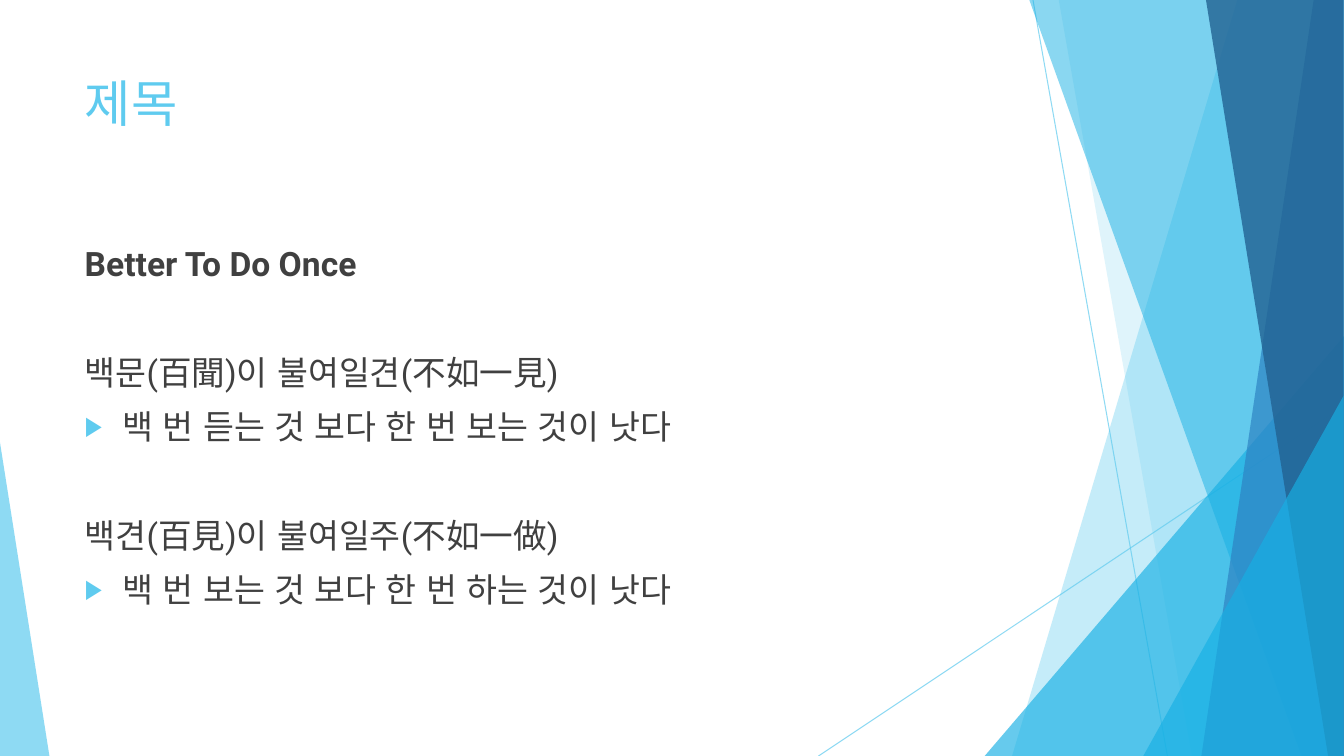
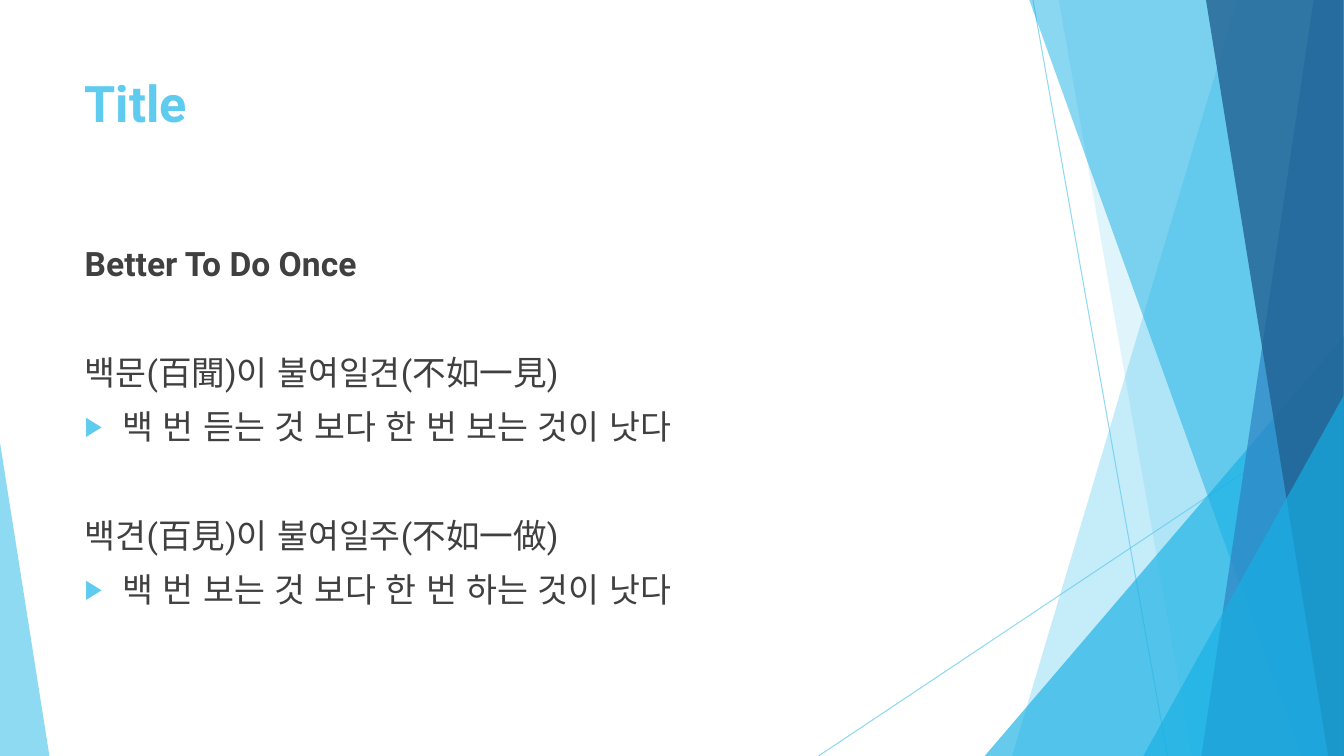
Before and after one commit to healjoo/smallprecious, a slide deck: slide 7 of 코딩교육용 퍼즐게임 제안서.pptx (slide 6 before the commit). Drawn at 1344x756 pixels with LibreOffice and Linux fonts; fonts in the diff are those of the drawing. Boxes give left, top, right and bottom in pixels: in the first picture for what was removed or moved away, otherwise in the second. Text is boxed around its words. In the diff, an @@ line names an element or a change of style, - is before the commit and + after.

```diff
--- a/코딩교육용 퍼즐게임 제안서.pptx
+++ b/코딩교육용 퍼즐게임 제안서.pptx
@@ title at (85, 84, 187, 123): text changed; bold on @@
-제목
+Title
```
Also in this commit, not shown: 7 other slides changed, 2 slides added.
